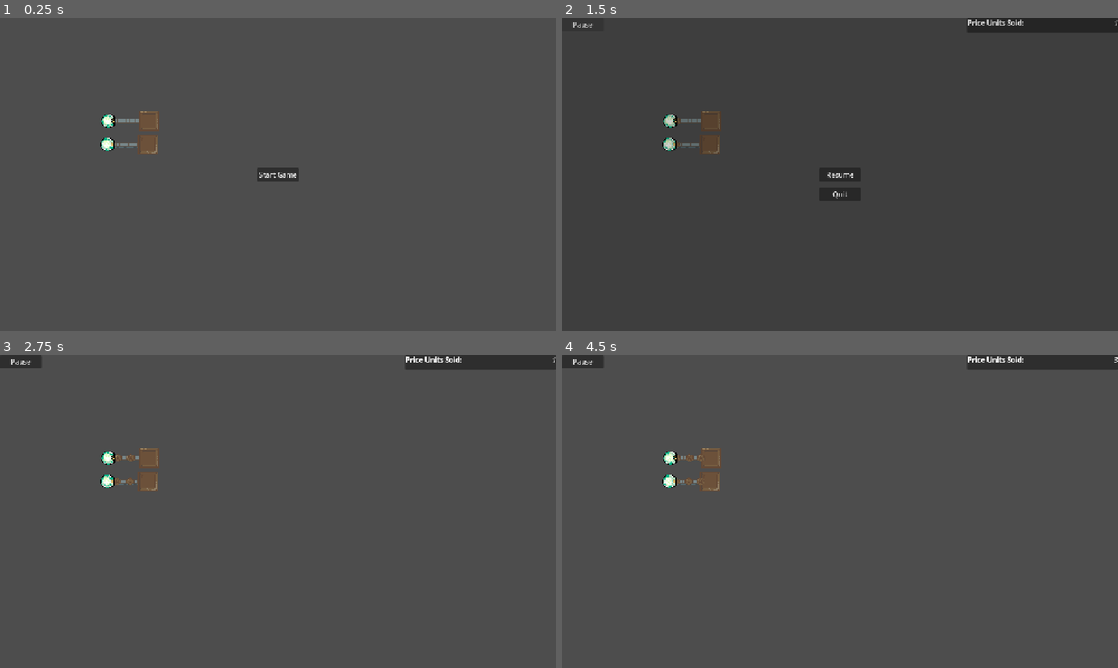
Above: before the commit, frames 1-4 (two rows, left to right).
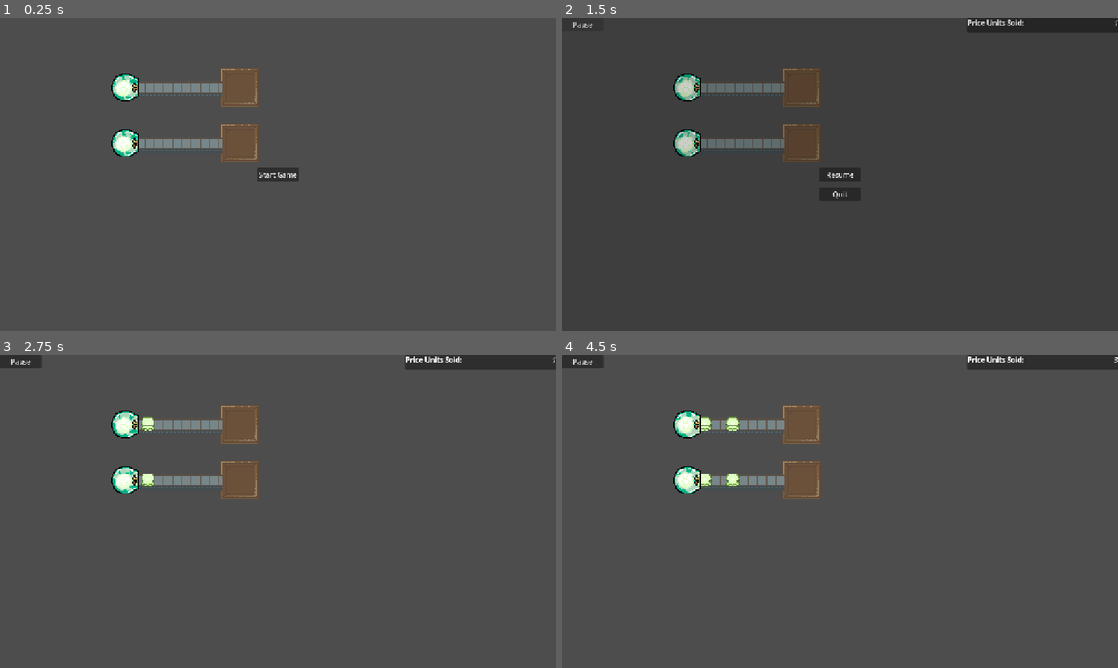
Above: after the commit, the same moments.

Repository: SemaLuna/everybodys-got-a-price
Game: Godot game, scene res://main.tscn
Same seed, same stepped clock (60 frames per second), same inputs: the game is played once before the commit and once after it.
Inputs:
- Up to frame 1 (0.25 s): no input
- Up to frame 2 (1.5 s): click "Start Game" at 0.5 s; click "Pause" at 1.25 s
- Up to frame 3 (2.75 s): click "Resume" at 2 s
- Up to frame 4 (4.5 s): no input

The runs differ from the first frame. In frame 1, 3.4% of the frame differs, in the area x 18-47%, y 16-46%; in frame 2, 3.3%; in frame 3, 3.4%; in frame 4, 3.5%.

Commit message:
adjusted sizes for sprites and added tilemap for background

Diff:
--- a/main.tscn
+++ b/main.tscn
@@ -5,6 +5,13 @@
 [ext_resource type="PackedScene" uid="uid://csd31gpptv3ct" path="res://ui/main_menu.tscn" id="2_h2yge"]
 [ext_resource type="PackedScene" uid="uid://dl632clw4jg3t" path="res://ui/pause_menu.tscn" id="4_1bvp3"]
 [ext_resource type="PackedScene" uid="uid://2ok7dwr13r6m" path="res://scene/planning.tscn" id="5_lquwl"]
+[ext_resource type="PackedScene" uid="uid://26y05ms0sofe" path="res://scene/conveyor.tscn" id="6_7mycd"]
+
+[sub_resource type="TileSetScenesCollectionSource" id="TileSetScenesCollectionSource_272bh"]
+scenes/1/scene = ExtResource("6_7mycd")
+
+[sub_resource type="TileSet" id="TileSet_dfegk"]
+sources/0 = SubResource("TileSetScenesCollectionSource_272bh")
 
 [node name="Main" type="Node" unique_id=554738231]
 script = ExtResource("1_0xm2m")
@@ -20,10 +27,14 @@
 [node name="Timer" type="Timer" parent="." unique_id=2009036978]
 
 [node name="Planning" parent="." unique_id=222239368 instance=ExtResource("5_lquwl")]
-position = Vector2(269, 237)
+position = Vector2(320, 192)
 
 [node name="Planning2" parent="." unique_id=1522243669 instance=ExtResource("5_lquwl")]
-position = Vector2(267, 291)
+position = Vector2(320, 320)
+
+[node name="TileMapLayer" type="TileMapLayer" parent="." unique_id=559005502]
+position = Vector2(40, -520)
+tile_set = SubResource("TileSet_dfegk")
 
 [connection signal="pause_game" from="HUD" to="." method="handle_pause"]
 [connection signal="start_game" from="MainMenu" to="." method="start_game"]
--- a/scene/box.tscn
+++ b/scene/box.tscn
@@ -1,7 +1,8 @@
 [gd_scene format=3 uid="uid://dwgq13gfwm61m"]
 
-[ext_resource type="Texture2D" uid="uid://djl48muk11jm6" path="res://assets/test-sprites/boxes/small wooden box 45.png" id="1_dmwsn"]
+[ext_resource type="Texture2D" uid="uid://c00uym4v74hw8" path="res://assets/abdel-made-sprites/machines/Price_on_belt.png" id="1_dmwsn"]
 
 [node name="Box" type="Sprite2D" unique_id=107487743]
 z_index = 1
+scale = Vector2(2, 2)
 texture = ExtResource("1_dmwsn")
--- a/scene/conveyor.tscn
+++ b/scene/conveyor.tscn
@@ -6,7 +6,7 @@
 [ext_resource type="PackedScene" uid="uid://b1m0vyis5bi4n" path="res://scene/item_holder.tscn" id="4_2cu08"]
 
 [sub_resource type="RectangleShape2D" id="RectangleShape2D_dfegk"]
-size = Vector2(20, 11)
+size = Vector2(42, 24)
 
 [sub_resource type="AtlasTexture" id="AtlasTexture_13kty"]
 atlas = ExtResource("1_ktqbe")
@@ -61,20 +61,19 @@
 [node name="Conveyor" type="Area2D" unique_id=1667239738]
 monitoring = false
 script = ExtResource("1_k415x")
-metadata/_edit_group_ = true
 
 [node name="CollisionShape2D" type="CollisionShape2D" parent="." unique_id=2124130477]
-position = Vector2(0, 1.5)
+position = Vector2(0, 3)
 shape = SubResource("RectangleShape2D_dfegk")
 metadata/_edit_group_ = true
 
 [node name="AnimatedSprite2D" type="AnimatedSprite2D" parent="." unique_id=867960614]
+scale = Vector2(3, 3)
 sprite_frames = SubResource("SpriteFrames_dfegk")
 autoplay = "default"
 metadata/_edit_group_ = true
 
 [node name="Detector" parent="." unique_id=873267539 instance=ExtResource("3_k415x")]
-metadata/_edit_group_ = true
 
 [node name="ItemHolder" parent="." unique_id=1173343974 instance=ExtResource("4_2cu08")]
 metadata/_edit_group_ = true
--- a/scene/detector.tscn
+++ b/scene/detector.tscn
@@ -3,7 +3,7 @@
 [ext_resource type="Script" uid="uid://cdgf6cpl1qi0d" path="res://scripts/detector.gd" id="1_04gh1"]
 
 [sub_resource type="RectangleShape2D" id="RectangleShape2D_o1sgd"]
-size = Vector2(10, 5)
+size = Vector2(12, 8)
 
 [node name="Detector" type="Area2D" unique_id=873267539]
 monitorable = false
--- a/scene/planning.tscn
+++ b/scene/planning.tscn
@@ -7,15 +7,16 @@
 [node name="Planning" type="Node2D" unique_id=222239368]
 
 [node name="Producer" parent="." unique_id=89407394 instance=ExtResource("2_phd41")]
-position = Vector2(-20, 0)
+position = Vector2(-32, -32)
 
 [node name="Trash" parent="." unique_id=697490232 instance=ExtResource("3_2xhhf")]
-position = Vector2(74, 0)
+position = Vector2(232, -32)
 
 [node name="Conveyor" parent="." unique_id=1667239738 instance=ExtResource("1_w2ni8")]
+position = Vector2(32, -32)
 
 [node name="Conveyor2" parent="." unique_id=1646736851 instance=ExtResource("1_w2ni8")]
-position = Vector2(21, 0)
+position = Vector2(96, -32)
 
 [node name="Conveyor3" parent="." unique_id=1909036483 instance=ExtResource("1_w2ni8")]
-position = Vector2(41, 0)
+position = Vector2(160, -32)
--- a/scene/producer.tscn
+++ b/scene/producer.tscn
@@ -399,15 +399,17 @@
 autostart = true
 
 [node name="Detector" parent="." unique_id=873267539 instance=ExtResource("2_ius02")]
-position = Vector2(20, 0)
+position = Vector2(60.6, 0)
 
 [node name="AnimatedSprite2D" type="AnimatedSprite2D" parent="." unique_id=1175320286]
 z_index = 2
-rotation = 3.1415927
+rotation = 6.2831855
+scale = Vector2(2, 2)
 sprite_frames = SubResource("SpriteFrames_dfegk")
 autoplay = "default"
 frame = 1
 frame_progress = 0.2332139
+flip_h = true
 
 [node name="ItemHolder" parent="." unique_id=1173343974 instance=ExtResource("4_ius02")]
 
--- a/scene/trash.tscn
+++ b/scene/trash.tscn
@@ -5,7 +5,7 @@
 [ext_resource type="PackedScene" uid="uid://b1m0vyis5bi4n" path="res://scene/item_holder.tscn" id="3_dltdn"]
 
 [sub_resource type="RectangleShape2D" id="RectangleShape2D_dfegk"]
-size = Vector2(44, 44)
+size = Vector2(88, 88)
 
 [node name="TrashBox" type="Area2D" unique_id=1505681771]
 script = ExtResource("1_tmcpm")
@@ -14,6 +14,7 @@
 shape = SubResource("RectangleShape2D_dfegk")
 
 [node name="Sprite2D" type="Sprite2D" parent="." unique_id=929262745]
+scale = Vector2(2, 2)
 texture = ExtResource("1_bnwpc")
 
 [node name="ItemHolder" parent="." unique_id=1173343974 instance=ExtResource("3_dltdn")]
--- a/scripts/conveyor.gd
+++ b/scripts/conveyor.gd
@@ -10,7 +10,7 @@
 func set_direction():
 	## Requires thorough implementation for now it will simple receive from left deposit right
 	## the default detector position is centered on the conveyor, we will need to point it towards the next conveyor
-	detector.position = Vector2.RIGHT * 20
+	detector.position = Vector2.RIGHT * 64
 
 # Sets the direction for the conveyor at the very start
 func _ready():
Binary file added: assets/abdel-made-sprites/machines/Price_on_belt.png
Not shown, added: assets/abdel-made-sprites/machines/Price_on_belt.png.import
